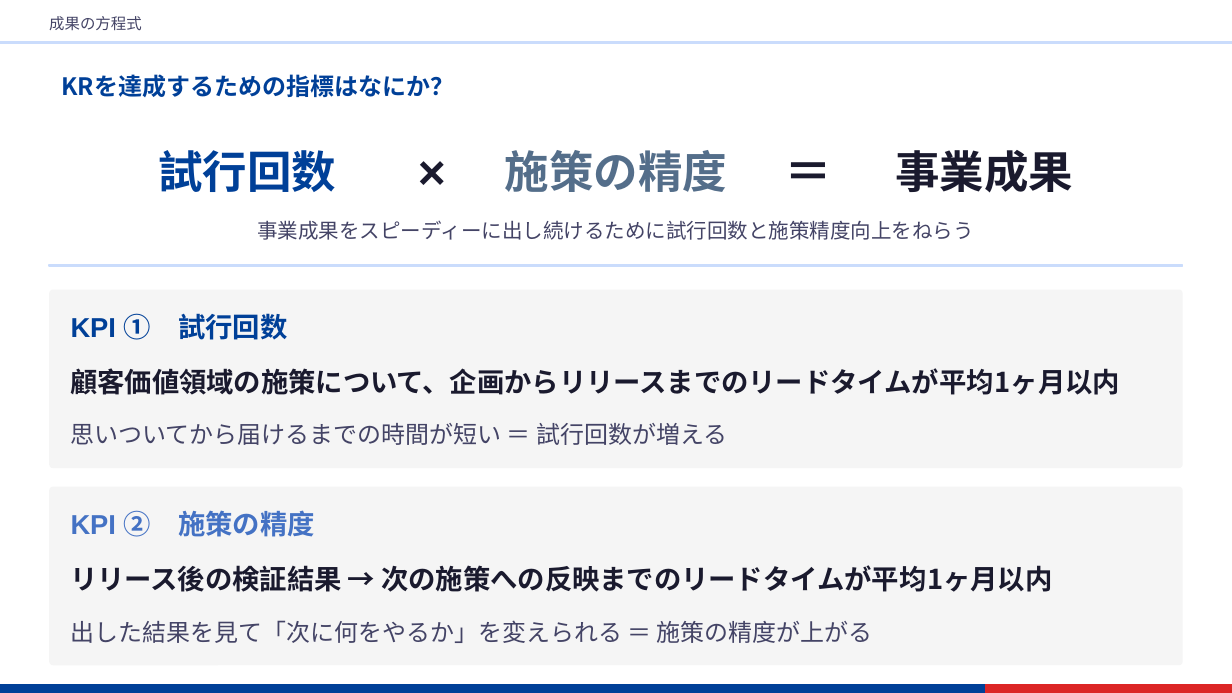
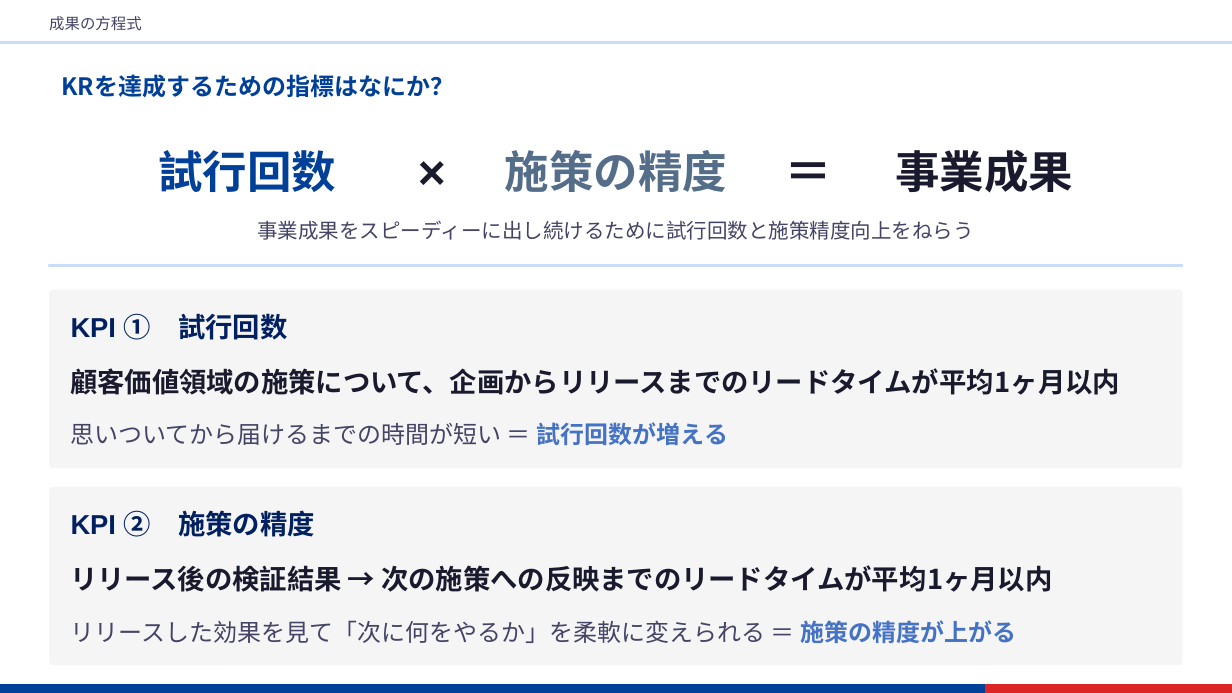
Before and after one commit to 4hey4hey/claude-workspace, a slide deck: slide 3 of outputs/pptx/挑戦KR2のKPIについて.pptx. Drawn at 1232x693 pixels with LibreOffice and Linux fonts; fonts in the diff are those of the drawing. Boxes give left, top, right and bottom in pixels: in the first picture for what was removed or moved away, otherwise in the second. Text is boxed around its words. In the diff, an @@ line names an element or a change of style, - is before the commit and + after.

```diff
--- a/outputs/pptx/挑戦KR2のKPIについて.pptx
+++ b/outputs/pptx/挑戦KR2のKPIについて.pptx
@@ text "KPI ① 試行回数" at box(71, 313, 287, 340): text colour #004098 to #002060 @@
@@ text "思いついてから届けるまでの時間が短い ＝ 試行回数が増える" at box(70, 422, 728, 445): text colour #444466 to #4472C4, bold on in "試行回数が増える" @@
@@ text "KPI ② 施策の精度" at box(71, 510, 314, 537): text colour #4472C4 to #002060 @@
@@ text at box(70, 620, 1017, 643): text changed @@
-出した結果を見て「次に何をやるか」を変えられる ＝ 施策の精度が上がる
+リリースした効果を見て「次に何をやるか」を柔軟に変えられる ＝ 施策の精度が上がる
```
Also in this commit, not shown: 3 other slides changed, 1 slide added, 11 other files.
